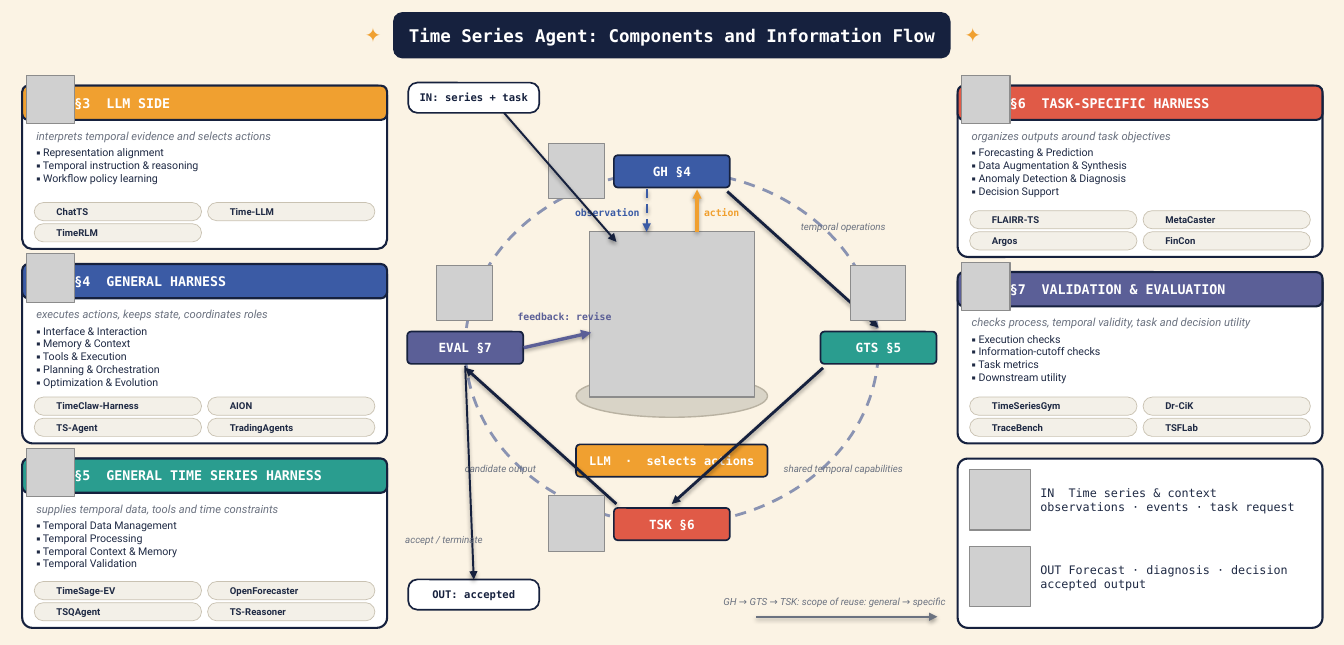
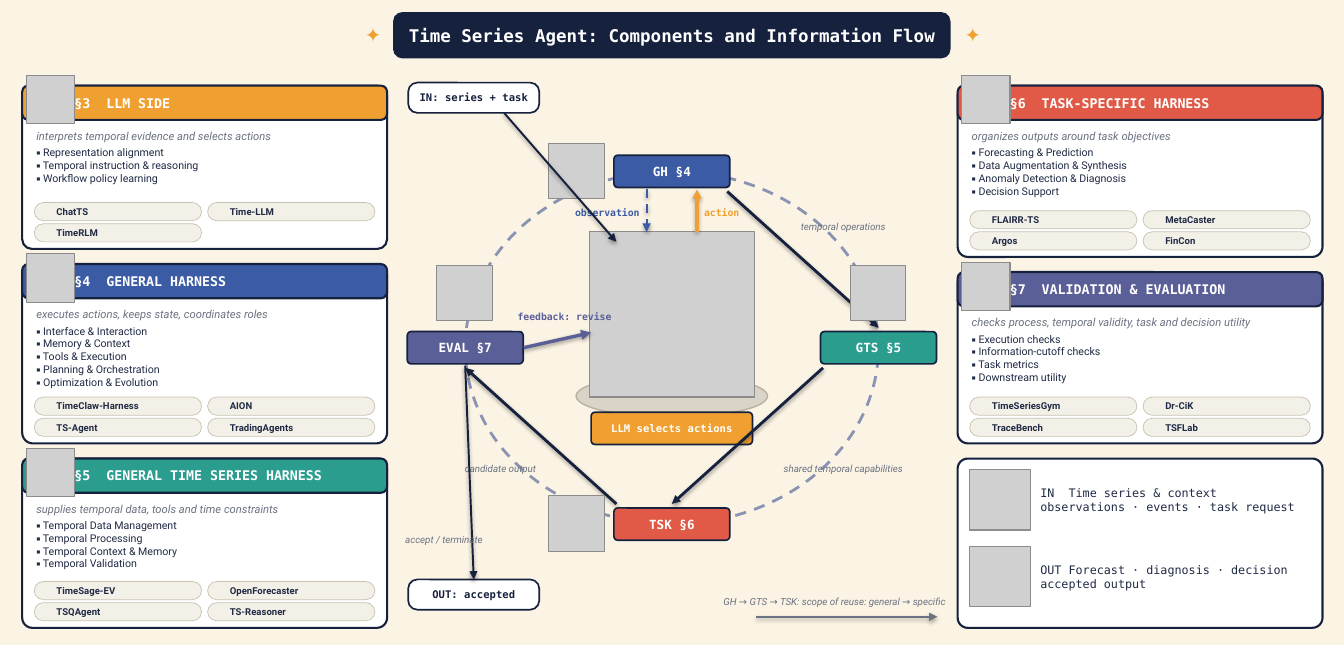
Before and after one commit to Minions-Land/Time-Series-Agents-Survey, a slide deck: slide 1 of artifacts/overview_flow_20261106/V1_Pixel_Arcade.pptx. Drawn at 1344x645 pixels with LibreOffice and Linux fonts; fonts in the diff are those of the drawing; grey boxes stand for pictures; background and template pictures are left out. Boxes give left, top, right and bottom in pixels: in the first picture for what was removed or moved away, otherwise in the second. Text is boxed around its words. In the diff, an @@ line names an element or a change of style, - is before the commit and + after.

```diff
--- a/artifacts/overview_flow_20261106/V1_Pixel_Arcade.pptx
+++ b/artifacts/overview_flow_20261106/V1_Pixel_Arcade.pptx
@@ rounded rectangle "LLM selects actions" resized from (x1=576, y1=445, x2=767, y2=477) to (x1=592, y1=412, x2=753, y2=445) @@
@@ text in rounded rectangle at (x1=611, y1=424, x2=733, y2=432): text changed; size 8.5 to 7.5 pt @@
-LLM · selects actions
+LLM selects actions
```
Also in this commit, not shown: 11 other files.
